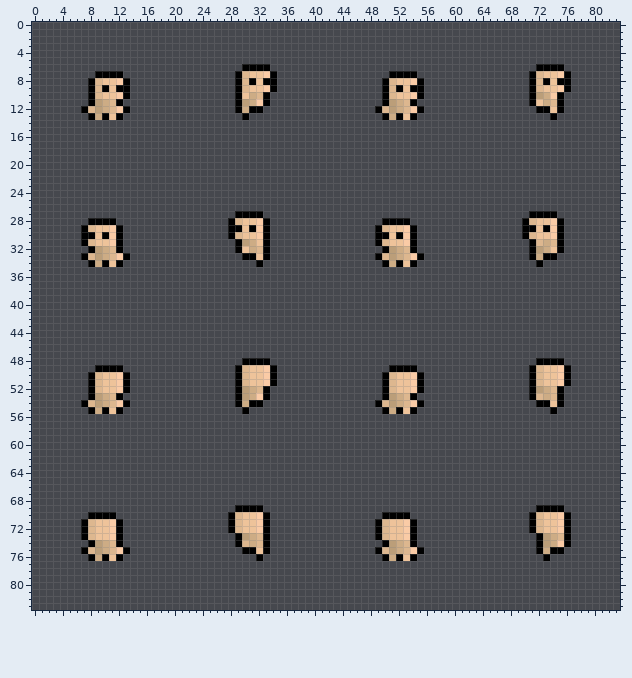
Sprite sheet, stored at assets/images/human_run.png. The first picture shows the starting point.
The file is 84x84 pixels. Pixels under 10% opacity are left out. Colours within 5 levels of each other are drawn and written as one.
Now the later version:
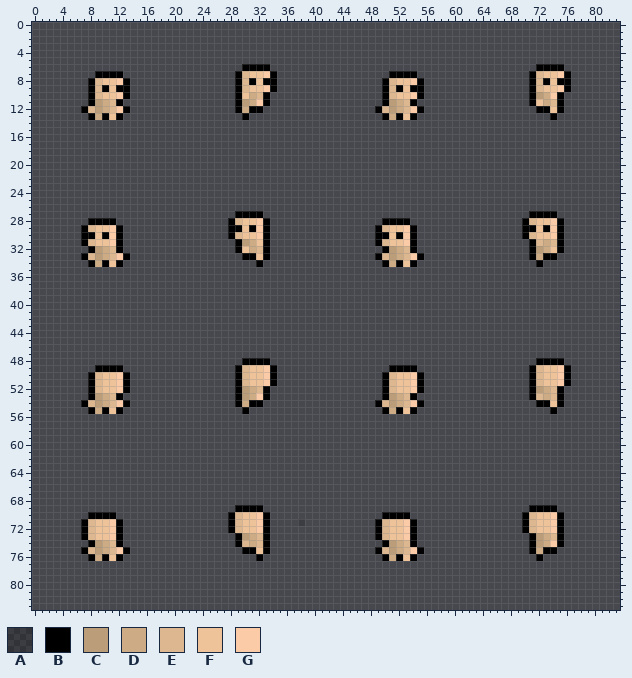
Palette (. is transparent): A #00000026  B #000000  C #bb9e79  D #cdac85  E #ddb78f  F #eec39a  G #facba6
The exact change:
Changed rows in their new state; - is an unchanged pixel.
first column x 38:
69 ---------------------------------B---.-
70 --------------------------------BEF-GB.
71 A-------------------------------BEF-GB.
72 --------------------------------BEF-GB.
73 ---------------------------------BCDEB.
74 ---------------------------------BCDGB.
75 ---------------------------------BDB-.-
76 ----------------------------------B.---
Boxes around the changes in both pictures, in picture pixels (x1, y1, x2, y2):
changed: (522, 505, 571, 561)
added: (298, 519, 305, 526)
